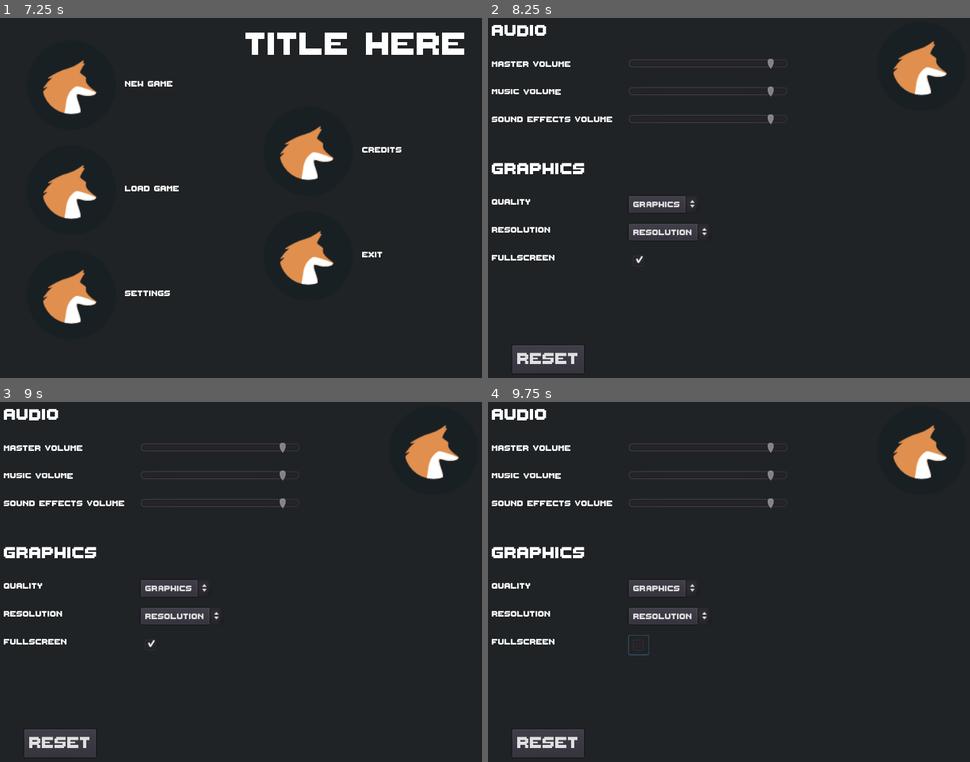
Above: before the commit, frames 1-4 (two rows, left to right).
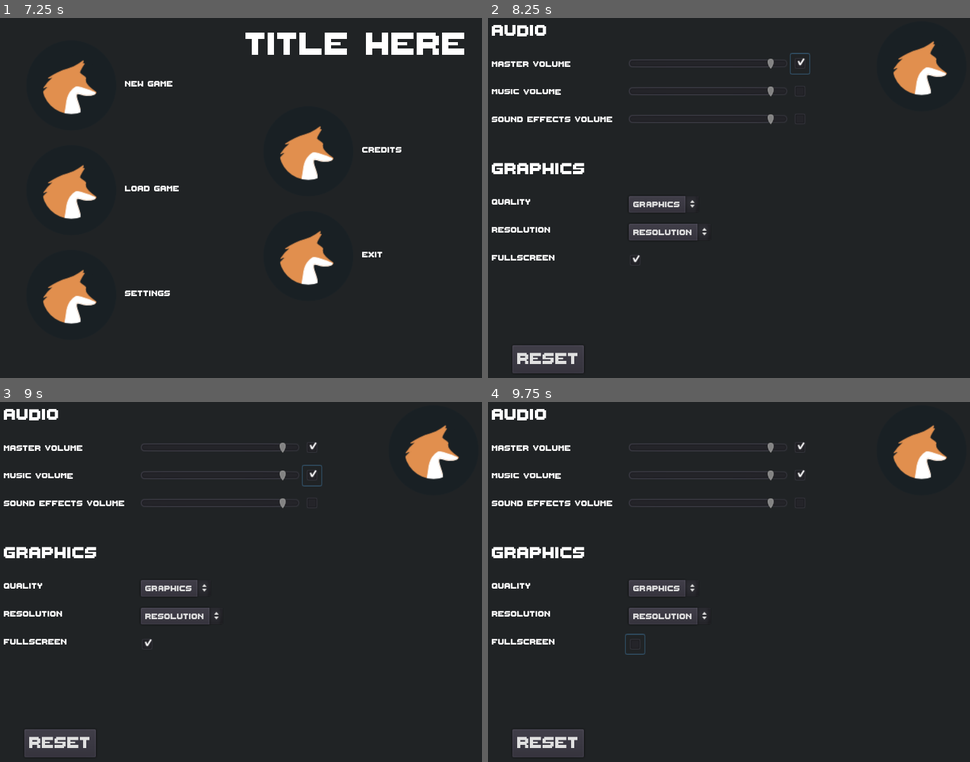
Above: after the commit, the same moments.

Repository: Jonahbui/foxtrot
Game: Godot game, scene res://Scenes/SplashScreen/splash_screen.tscn
Two runs of this game, one before a commit and one after it. Both use one fixed random seed, a clock stepped at 60 frames per second and the inputs below.
Inputs (mouse positions are in pixels of both pictures, inside the frame that each line leads up to):
- Up to frame 1 (7.25 s): tap Enter at 0.5, 2, 3.5 s; tap Space at 1.25, 2.75 s; click "New Game" at 4.25 s; click "New Game" at 5 s; click "New Game" at 5.75 s; click "Load Game" at 6.5 s
- Up to frame 2 (8.25 s): click "Settings" at 7.25 s; click (801, 64) at 8.02 s
- Up to frame 3 (9 s): click (313, 474) at 8.77 s
- Up to frame 4 (9.75 s): click (637, 646) at 9.52 s

Frame 1 is identical in both runs. In frame 2, less than 0.1% of the frame differs, in the area x 30-67%, y 9-69%; in frame 3, 0.1%, in the area x 30-67%, y 11-69%; in frame 4, 0.1%.

Commit message:
Added toggles to audio preferences. Settings menu will now adjust the audio buses.

Diff:
--- a/foxtrot/Scenes/SettingsMenu/settings_menu.gd
+++ b/foxtrot/Scenes/SettingsMenu/settings_menu.gd
@@ -1,11 +1,9 @@
-# Settings menu will not work by itself inserted into a scene. The appropriate
-# audio nodes need to be updated when the settings changes. Make an event.
-# NOTE: may just need to update audio buses
 extends CanvasLayer
 
 var bus_layout = load("res://default_bus_layout.tres")
 
 func _ready():
+  AudioServer.set_bus_layout(bus_layout)
   LoadConfigToSettings()
 
 func LoadConfigToSettings():
@@ -13,22 +11,46 @@
   $Background/AudioVbox/MasterVolume/MasterSlider.value = Save.config[Globals.VOLUME_MASTER]
   $Background/AudioVbox/MusicVolume/MusicSlider.value = Save.config[Globals.VOLUME_MUSIC]
   $Background/AudioVbox/SFXVolume/SFXSlider.value = Save.config[Globals.VOLUME_SFX]
-  $Background/GraphicsVbox/Fullscreen/CheckBox.pressed = Save.config[Globals.GRAPHICS_FULLSCREEN]
+  $Background/AudioVbox/MasterVolume/MasterSlider/MasterCheckbox.pressed = Save.config[Globals.VOLUME_MASTER_TOGGLE]
+  $Background/AudioVbox/MusicVolume/MusicSlider/MusicCheckbox.pressed = Save.config[Globals.VOLUME_MUSIC_TOGGLE]
+  $Background/AudioVbox/SFXVolume/SFXSlider/SFXCheckbox.pressed = Save.config[Globals.VOLUME_SFX_TOGGLE]
+
+  $Background/GraphicsVbox/Fullscreen/FullscreenCheckBox.pressed = Save.config[Globals.GRAPHICS_FULLSCREEN]
   #bus_layout.instance()
+
+# Note: the audio bus is arranged like so {0:master, 1:music, 2:sfx}
 
 func _on_MasterSlider_value_changed(value):
   Save.config[Globals.VOLUME_MASTER] = value
+  AudioServer.set_bus_volume_db(0, value)
 
 func _on_MusicSlider_value_changed(value):
   Save.config[Globals.VOLUME_MUSIC] = value
+  AudioServer.set_bus_volume_db(1, value)
 
 func _on_SFXSlider_value_changed(value):
   Save.config[Globals.VOLUME_SFX] = value
+  AudioServer.set_bus_volume_db(2, value)
+
+func _on_MasterCheckbox_toggled(button_pressed):
+  Save.config[Globals.VOLUME_MASTER_TOGGLE] = button_pressed
+  AudioServer.set_bus_mute(0, button_pressed)
+
+func _on_MusicCheckbox_toggled(button_pressed):
+  Save.config[Globals.VOLUME_MUSIC_TOGGLE] = button_pressed
+  AudioServer.set_bus_mute(1, button_pressed)
+
+func _on_SFXCheckbox_toggled(button_pressed):
+  Save.config[Globals.VOLUME_SFX_TOGGLE] = button_pressed
+  AudioServer.set_bus_mute(2, button_pressed)
 
 func _on_Reset_pressed():
   Save.reset_config()
   LoadConfigToSettings()
+  AudioServer.set_bus_mute(0, Save.config[Globals.VOLUME_MASTER_TOGGLE])
+  AudioServer.set_bus_mute(1, Save.config[Globals.VOLUME_MUSIC_TOGGLE])
+  AudioServer.set_bus_mute(2, Save.config[Globals.VOLUME_SFX_TOGGLE])
 
-func _on_CheckBox_toggled(button_pressed):
+func _on_FullScreenCheckBox_toggled(button_pressed):
   OS.window_fullscreen = button_pressed
   Save.config[Globals.GRAPHICS_FULLSCREEN] = button_pressed
--- a/foxtrot/Scenes/SettingsMenu/settings_menu.tscn
+++ b/foxtrot/Scenes/SettingsMenu/settings_menu.tscn
@@ -73,6 +73,18 @@
 "_edit_use_anchors_": false
 }
 
+[node name="MasterCheckbox" type="CheckBox" parent="Background/AudioVbox/MasterVolume/MasterSlider"]
+anchor_left = 1.0
+anchor_right = 1.0
+anchor_bottom = 1.0
+margin_left = 4.4523
+margin_top = -3.5994
+margin_right = 28.4523
+margin_bottom = 5.4006
+__meta__ = {
+"_edit_use_anchors_": false
+}
+
 [node name="MusicVolume" type="Label" parent="Background/AudioVbox"]
 margin_top = 85.0
 margin_right = 153.0
@@ -96,6 +108,18 @@
 "_edit_use_anchors_": false
 }
 
+[node name="MusicCheckbox" type="CheckBox" parent="Background/AudioVbox/MusicVolume/MusicSlider"]
+anchor_left = 1.0
+anchor_right = 1.0
+anchor_bottom = 1.0
+margin_left = 4.4523
+margin_top = -3.5994
+margin_right = 28.4523
+margin_bottom = 5.4006
+__meta__ = {
+"_edit_use_anchors_": false
+}
+
 [node name="SFXVolume" type="Label" parent="Background/AudioVbox"]
 margin_top = 120.0
 margin_right = 153.0
@@ -115,6 +139,18 @@
 margin_right = 220.0
 min_value = -80.0
 max_value = 6.0
+__meta__ = {
+"_edit_use_anchors_": false
+}
+
+[node name="SFXCheckbox" type="CheckBox" parent="Background/AudioVbox/SFXVolume/SFXSlider"]
+anchor_left = 1.0
+anchor_right = 1.0
+anchor_bottom = 1.0
+margin_left = 4.4523
+margin_top = -3.5994
+margin_right = 28.4523
+margin_bottom = 5.4006
 __meta__ = {
 "_edit_use_anchors_": false
 }
@@ -194,11 +230,14 @@
 "_edit_use_anchors_": false
 }
 
-[node name="CheckBox" type="CheckBox" parent="Background/GraphicsVbox/Fullscreen"]
-anchor_left = 1.0
-anchor_right = 1.0
-anchor_bottom = 1.0
-margin_right = 25.0
+[node name="FullscreenCheckBox" type="CheckBox" parent="Background/GraphicsVbox/Fullscreen"]
+anchor_left = 1.0
+anchor_right = 1.0
+anchor_bottom = 1.0
+margin_left = -4.0
+margin_top = -1.0
+margin_right = 20.0
+margin_bottom = 8.0
 __meta__ = {
 "_edit_use_anchors_": false
 }
@@ -246,7 +285,10 @@
 }
 
 [connection signal="value_changed" from="Background/AudioVbox/MasterVolume/MasterSlider" to="." method="_on_MasterSlider_value_changed"]
+[connection signal="toggled" from="Background/AudioVbox/MasterVolume/MasterSlider/MasterCheckbox" to="." method="_on_MasterCheckbox_toggled"]
 [connection signal="value_changed" from="Background/AudioVbox/MusicVolume/MusicSlider" to="." method="_on_MusicSlider_value_changed"]
+[connection signal="toggled" from="Background/AudioVbox/MusicVolume/MusicSlider/MusicCheckbox" to="." method="_on_MusicCheckbox_toggled"]
 [connection signal="value_changed" from="Background/AudioVbox/SFXVolume/SFXSlider" to="." method="_on_SFXSlider_value_changed"]
-[connection signal="toggled" from="Background/GraphicsVbox/Fullscreen/CheckBox" to="." method="_on_CheckBox_toggled"]
+[connection signal="toggled" from="Background/AudioVbox/SFXVolume/SFXSlider/SFXCheckbox" to="." method="_on_SFXCheckbox_toggled"]
+[connection signal="toggled" from="Background/GraphicsVbox/Fullscreen/FullscreenCheckBox" to="." method="_on_FullScreenCheckBox_toggled"]
 [connection signal="pressed" from="Background/HBoxContainer/Reset" to="." method="_on_Reset_pressed"]
--- a/foxtrot/Scripts/globals.gd
+++ b/foxtrot/Scripts/globals.gd
@@ -1,7 +1,11 @@
 extends Node
 
+# Define config constants
 const VOLUME_MASTER = "masterVolume"
 const VOLUME_MUSIC = "musicVolume"
 const VOLUME_SFX  = "sfxVolume"
+const VOLUME_MASTER_TOGGLE  = "masterVolumeToggle"
+const VOLUME_MUSIC_TOGGLE  = "musicVolumeToggle"
+const VOLUME_SFX_TOGGLE  = "sfxVolumeToggle"
 
 const GRAPHICS_FULLSCREEN = 'fullscreen'
--- a/foxtrot/Scripts/save.gd
+++ b/foxtrot/Scripts/save.gd
@@ -17,10 +17,14 @@
   save_config()
 
 func create_config(default=false):
+  # To add new elements to config, add here below. Define constants in globals:
   var new_config = {
       Globals.VOLUME_MASTER : config[Globals.VOLUME_MASTER] if not default else 0.0,
       Globals.VOLUME_MUSIC  : config[Globals.VOLUME_MUSIC] if not default else 0.0,
       Globals.VOLUME_SFX    : config[Globals.VOLUME_SFX] if not default else 0.0,
+      Globals.VOLUME_MASTER_TOGGLE : config[Globals.VOLUME_MASTER_TOGGLE] if not default else false,
+      Globals.VOLUME_MUSIC_TOGGLE  : config[Globals.VOLUME_MUSIC_TOGGLE] if not default else false,
+      Globals.VOLUME_SFX_TOGGLE    : config[Globals.VOLUME_SFX_TOGGLE] if not default else false,
 
       Globals.GRAPHICS_FULLSCREEN : config[Globals.GRAPHICS_FULLSCREEN] if not default else true
    }
